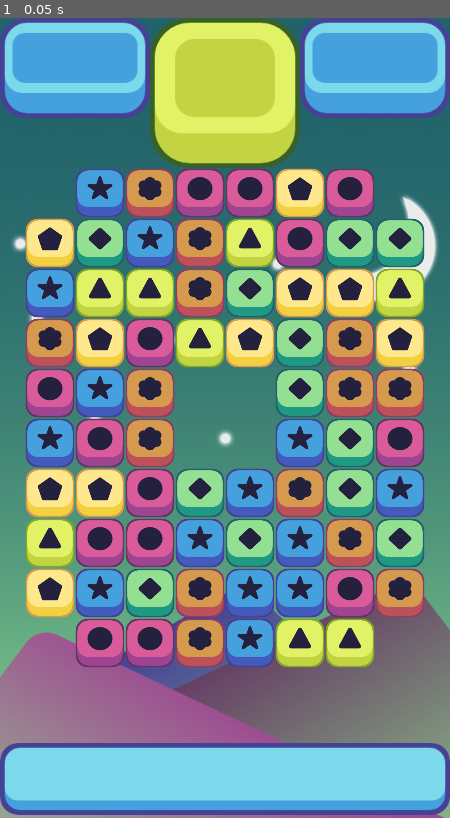
Above: before the commit, frame 1.
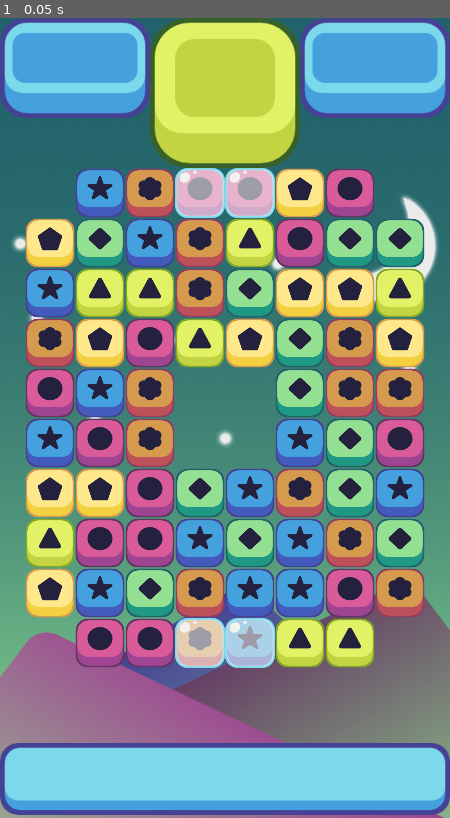
Above: after the commit, the same moment.

Repository: dionsradio/macth3_demo
Game: Godot game, scene res://scenes/game.tscn
Same seed, same stepped clock (60 frames per second), same inputs: the game is played once before the commit and once after it.
Inputs:
- Up to frame 1 (0.05 s): no input

The runs differ from the first frame. In frame 1, 2.6% of the frame differs, in the area x 38-62%, y 18-82%.

Commit message:
*add* jelly ice pieces

Diff:
--- a/scenes/game.tscn
+++ b/scenes/game.tscn
@@ -1,9 +1,10 @@
-[gd_scene load_steps=5 format=3 uid="uid://bb36smvbrxns7"]
+[gd_scene load_steps=6 format=3 uid="uid://bb36smvbrxns7"]
 
 [ext_resource type="Texture2D" uid="uid://dnwohqo8tt7sy" path="res://art/background 2.png" id="1_hyguy"]
 [ext_resource type="Texture2D" uid="uid://swgrlufxmqhv" path="res://art/Top UI v 2.png" id="2_d3fie"]
 [ext_resource type="Texture2D" uid="uid://but8fxtxygqiy" path="res://art/Bottom UI v 2.png" id="3_nd027"]
 [ext_resource type="Script" path="res://scripts/grid.gd" id="4_e21qk"]
+[ext_resource type="Script" path="res://scripts/ice_holder.gd" id="5_j5gfv"]
 
 [node name="game_window" type="Node2D"]
 
@@ -32,6 +33,7 @@
 offset = 64
 y_offset = 5
 empty_spaces = PackedVector2Array(0, 0, 7, 0, 0, 9, 7, 9, 3, 4, 4, 4, 3, 5, 4, 5)
+ice_spaces = PackedVector2Array(3, 0, 4, 0, 3, 9, 4, 9)
 
 [node name="destroy_timer" type="Timer" parent="."]
 wait_time = 0.1
@@ -45,6 +47,11 @@
 wait_time = 0.6
 one_shot = true
 
+[node name="ice_holder" type="Node2D" parent="."]
+script = ExtResource("5_j5gfv")
+
+[connection signal="damage_ice" from="grid" to="ice_holder" method="_on_grid_damage_ice"]
+[connection signal="make_ice" from="grid" to="ice_holder" method="_on_grid_make_ice"]
 [connection signal="timeout" from="destroy_timer" to="grid" method="_on_destroy_timer_timeout"]
 [connection signal="timeout" from="collapse_timer" to="grid" method="_on_collapse_timer_timeout"]
 [connection signal="timeout" from="refill_timer" to="grid" method="_on_refill_timer_timeout"]
--- /dev/null
+++ b/scenes/ice.tscn
@@ -0,0 +1,11 @@
+[gd_scene load_steps=3 format=3 uid="uid://bv2p3cypb21bt"]
+
+[ext_resource type="Script" path="res://scripts/ice.gd" id="1_p8c18"]
+[ext_resource type="Texture2D" uid="uid://5atjb556xiyx" path="res://art/Obstacles/Ice.png" id="1_sulm3"]
+
+[node name="ice" type="Node2D"]
+script = ExtResource("1_p8c18")
+
+[node name="Sprite2D" type="Sprite2D" parent="."]
+scale = Vector2(0.5, 0.5)
+texture = ExtResource("1_sulm3")
--- a/scripts/grid.gd
+++ b/scripts/grid.gd
@@ -13,6 +13,11 @@
 
 # Obstacle Stuff
 @export var empty_spaces: PackedVector2Array;
+@export var ice_spaces: PackedVector2Array;
+
+# Obstacle Signals
+signal damage_ice
+signal make_ice
 
 # piece scenes
 var possible_pieces = [
@@ -40,10 +45,11 @@
 
 # Called when the node enters the scene tree for the first time.
 func _ready():
-	state = move;
-	randomize();
-	all_pieces = make_2d_array();
-	spawn_pieces();
+	state = move
+	randomize()
+	all_pieces = make_2d_array()
+	spawn_pieces()
+	spawn_ice()
 	pass # Replace with function body.
 
 # Called every frame. 'delta' is the elapsed time since the previous frame.
@@ -85,6 +91,10 @@
 				piece.position = grid_to_pixel(i, j)
 				all_pieces[i][j] = piece;
 				add_child(piece);
+
+func spawn_ice():
+	for i in ice_spaces.size():
+		emit_signal("make_ice", ice_spaces[i])
 
 # check match at specific location
 func match_at(column, row, color):
@@ -224,9 +234,10 @@
 		for j in height:
 			if all_pieces[i][j] != null:
 				if all_pieces[i][j].matched:
-					destroyed = true;
-					all_pieces[i][j].queue_free();
-					all_pieces[i][j] = null;
+					emit_signal("damage_ice", Vector2(i, j))
+					destroyed = true
+					all_pieces[i][j].queue_free()
+					all_pieces[i][j] = null
 	if destroyed == true:
 		get_parent().get_node("collapse_timer").start();
 
--- /dev/null
+++ b/scripts/ice.gd
@@ -0,0 +1,11 @@
+extends Node2D
+
+@export var health: int;
+
+# Called when the node enters the scene tree for the first time.
+func _ready():
+	pass # Replace with function body.
+
+func take_damage(damage):
+	health -= damage
+	# Add damage effect here
--- /dev/null
+++ b/scripts/ice_holder.gd
@@ -0,0 +1,41 @@
+extends Node2D
+
+var ice_pieces = [];
+var width = 8;
+var height = 10;
+var ice = preload ("res://scenes/ice.tscn")
+
+func make_2d_array():
+	var array = []
+	for i in width:
+		array.append([])
+		for j in height:
+			array[i].append(null)
+	return array;
+
+# Called when the node enters the scene tree for the first time.
+func _ready():
+	#ice_pieces = make_2d_array()
+	pass
+
+# Called every frame. 'delta' is the elapsed time since the previous frame.
+func _process(delta):
+	pass
+
+func _on_grid_make_ice(board_position):
+	print("_on_grid_make_ice")
+	if ice_pieces.size() == 0:
+		ice_pieces = make_2d_array()
+	var current = ice.instantiate()
+	add_child(current)
+	current.position = Vector2(board_position.x * 64 + 64, -board_position.y * 64 + 800)
+	ice_pieces[board_position.x][board_position.y] = current
+
+func _on_grid_damage_ice(board_position):
+	print("_on_grid_damage_ice:",board_position)
+	var ice_piece = ice_pieces[board_position.x][board_position.y]
+	if ice_piece != null:
+		ice_piece.take_damage(1)
+		if ice_piece.health <= 0:
+			ice_piece.queue_free()
+			ice_pieces[board_position.x][board_position.y] = null
Binary file added: art/Obstacles/Concrete.png
Not shown, added: art/Obstacles/Concrete.png.import
Binary file added: art/Obstacles/Ice.png
Not shown, added: art/Obstacles/Ice.png.import
Binary file added: art/Obstacles/Locks.png
Not shown, added: art/Obstacles/Locks.png.import
Binary file added: art/Obstacles/Slime.png
Not shown, added: art/Obstacles/Slime.png.import
